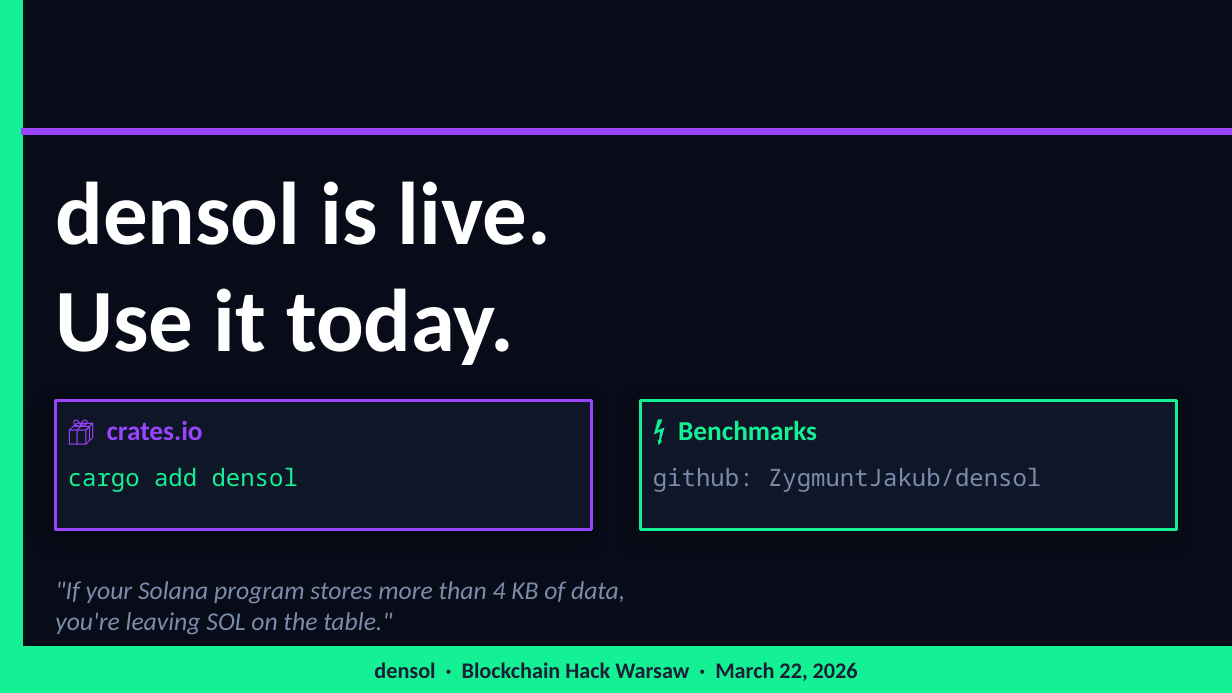
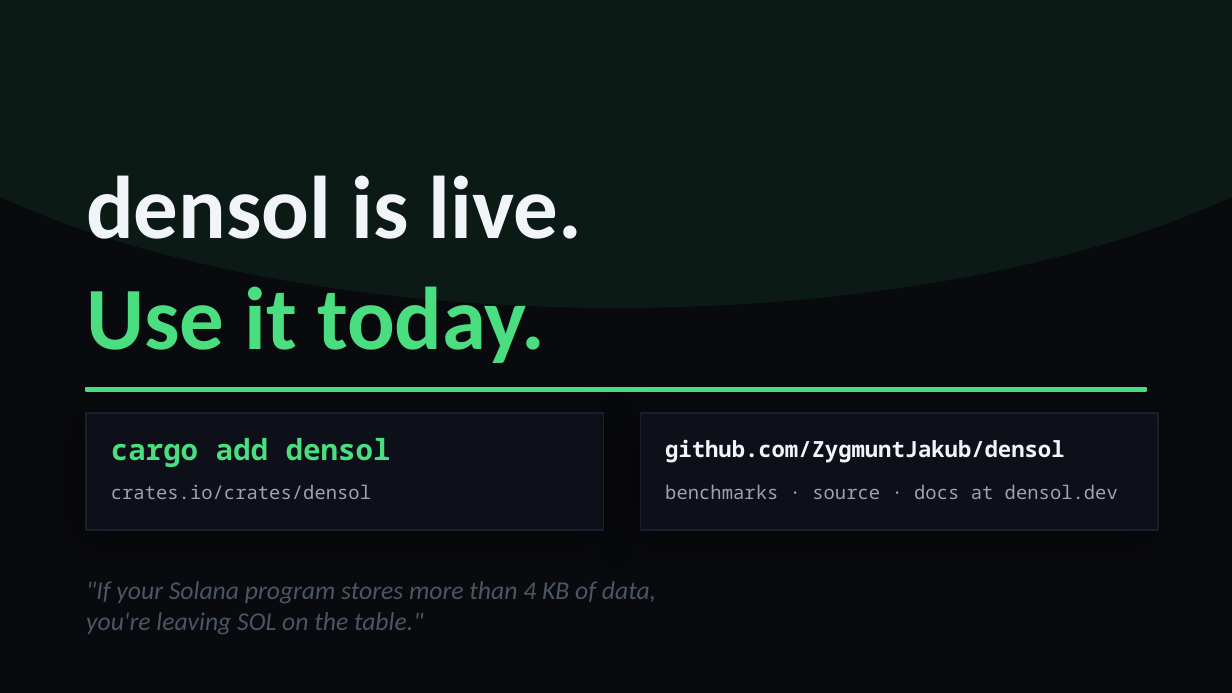
Before and after one commit to ZygmuntJakub/densol, a slide deck: slide 7 of densol_pitch.pptx. Drawn at 1232x693 pixels with LibreOffice and Linux fonts; fonts in the diff are those of the drawing. Boxes give left, top, right and bottom in pixels: in the first picture for what was removed or moved away, otherwise in the second. Text is boxed around its words. In the diff, an @@ line names an element or a change of style, - is before the commit and + after.

```diff
--- a/densol_pitch.pptx
+++ b/densol_pitch.pptx
@@ background #080C18 to #090A0E @@
@@ rectangle removed at (x1=0, y1=0, x2=22, y2=692) @@
@@ ellipse added at (x1=0, y1=0, x2=1232, y2=308), fill #2CDD6D at 8% opacity @@
@@ rectangle removed at (x1=22, y1=129, x2=1232, y2=134) @@
@@ text added at (x1=86, y1=175, x2=582, y2=239), 52 pt, text #F1F5F9, bold @@
+densol is live.
@@ text at (x1=55, y1=181, x2=551, y2=245): paragraph removed @@
-densol is live.
@@ text "Use it today." moved from (x1=55, y1=181, x2=551, y2=365) to (x1=86, y1=286, x2=545, y2=363) @@
@@ text "Use it today." at (x1=86, y1=286, x2=545, y2=363): text colour #FFFFFF to #4ADE80 @@
@@ rectangle added at (x1=86, y1=388, x2=1146, y2=392), fill #4ADE80, outline #4ADE80 1 pt @@
@@ rectangle resized from (x1=55, y1=400, x2=591, y2=530) to (x1=86, y1=413, x2=604, y2=530) @@
@@ rectangle at (x1=86, y1=413, x2=604, y2=530): fill #0F1627 to #0D1018; outline #9945FF 1.5 pt to #1A1F2E 1 pt; shadow changed @@
@@ rectangle resized from (x1=641, y1=400, x2=1177, y2=530) to (x1=641, y1=413, x2=1158, y2=530) @@
@@ rectangle at (x1=641, y1=413, x2=1158, y2=530): fill #0F1627 to #0D1018; outline #14F195 1.5 pt to #1A1F2E 1 pt; shadow changed @@
@@ text "cargo add densol" moved from (x1=68, y1=467, x2=298, y2=492) to (x1=111, y1=438, x2=391, y2=467) @@
@@ text "cargo add densol" at (x1=111, y1=438, x2=391, y2=467): size 14 to 17 pt, text colour #14F195 to #4ADE80, bold on @@
@@ text at (x1=665, y1=439, x2=1064, y2=463): text changed; size 14 to 13 pt; text colour #7B8CAA to #F1F5F9; bold on @@
-github: ZygmuntJakub/densol
+github.com/ZygmuntJakub/densol
@@ text removed at (x1=678, y1=420, x2=817, y2=440) @@
-⚡ Benchmarks
@@ text at (x1=111, y1=484, x2=371, y2=499): text changed; size 16 to 11 pt; font Calibri to Noto Sans Mono; text colour #9945FF to #9CA3AF; bold off @@
-📦 crates.io
+crates.io/crates/densol
@@ text added at (x1=665, y1=484, x2=1118, y2=499), 11 pt, text #9CA3AF @@
+benchmarks · source · docs at densol.dev
@@ text ""If your Solana program stores ..." moved from (x1=55, y1=581, x2=625, y2=635) to (x1=86, y1=581, x2=656, y2=634) @@
@@ text ""If your Solana program stores ..." at (x1=86, y1=581, x2=656, y2=634): text colour #7B8CAA to #4B5563 @@
@@ rectangle removed at (x1=0, y1=647, x2=1232, y2=693) @@
@@ text removed at (x1=374, y1=662, x2=858, y2=681) @@
-densol · Blockchain Hack Warsaw · March 22, 2026
```
Also in this commit, not shown: 5 other slides changed, 1 slide added, 1 slide removed, 1 other file.
